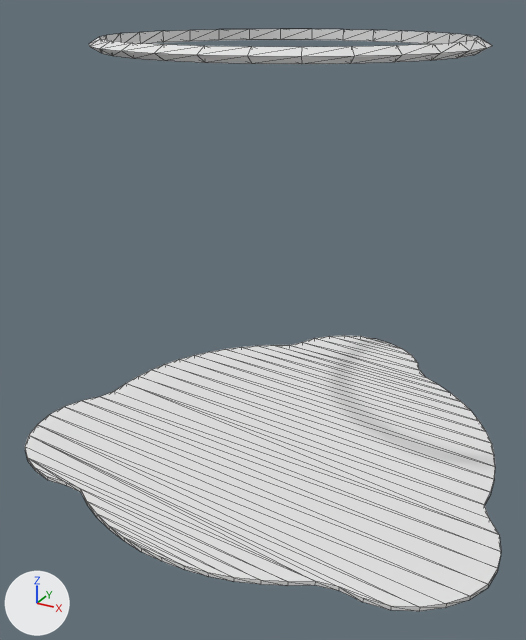
An edit to the glTF model public/assets/pendulum_base/pendulum_base.gltf, drawn before and after from the same camera.
Before and after are seen from a camera (50 mm lens) standing at (13.9, -27.3, 19.6) and looking at (-0.8, -0.6, 6.3). Arrows for +X, +Y and +Z are at lower left; the lights stay in place. Mesh edges are drawn as thin lines. Where no turn or scale is listed for an object, it has been applied to the vertices. Vertices at the same position are counted once.

Names of what the first picture shows: 'base', 'ring'.
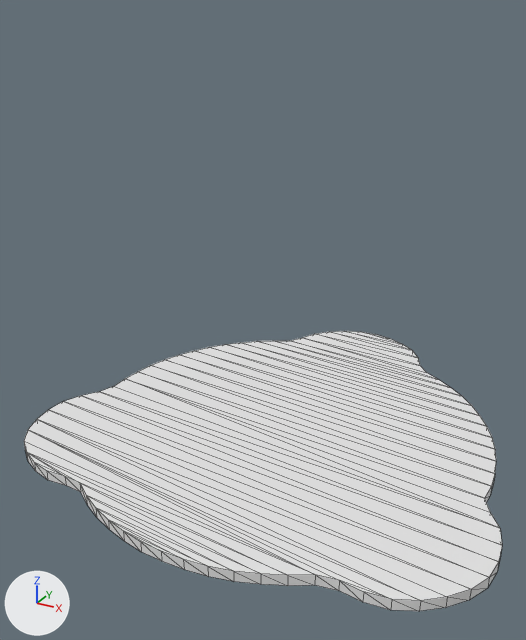
The newer file is also rescaled (x1.5), turned or shifted as a whole; pictures and numbers use the older file's frame.

Location of each change, [x1, y1, x2, y2] in pixels of the pictures (526 x 640 px):
'base', mesh rescaled: before [25, 336, 501, 611]; after [24, 331, 502, 611]
'ring', deleted: before [89, 29, 492, 64]

The change, as a list of edits to the scene's bpy script:
```text
Change me_mesh_0:
    where me_mesh_0.from_pydata(...)  # 144 vertices, 214 faces; spans x -11.3..11.3, y -10.0..12.4, z 0.0..0.2
    used by ob_base; location = (0.0, 0.0, 0.0)
    me_mesh_0 part 1: the whole mesh is scaled about the mesh origin by (1, 1, 2.63)
Remove ob_ring:
    ob_ring = bpy.data.objects.new('ring', me_mesh_1)
    ob_ring.location = (0.0, 0.0, 0.0)
```
